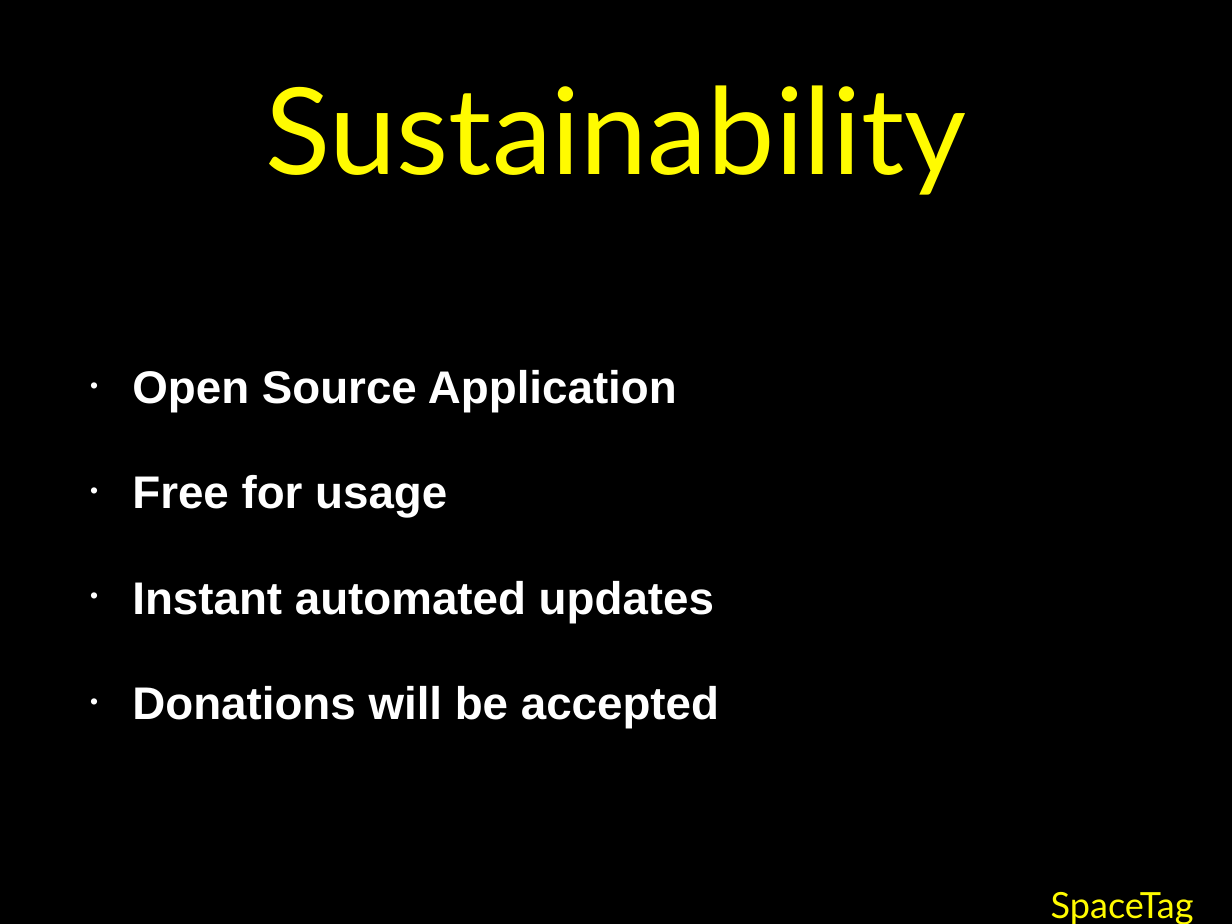
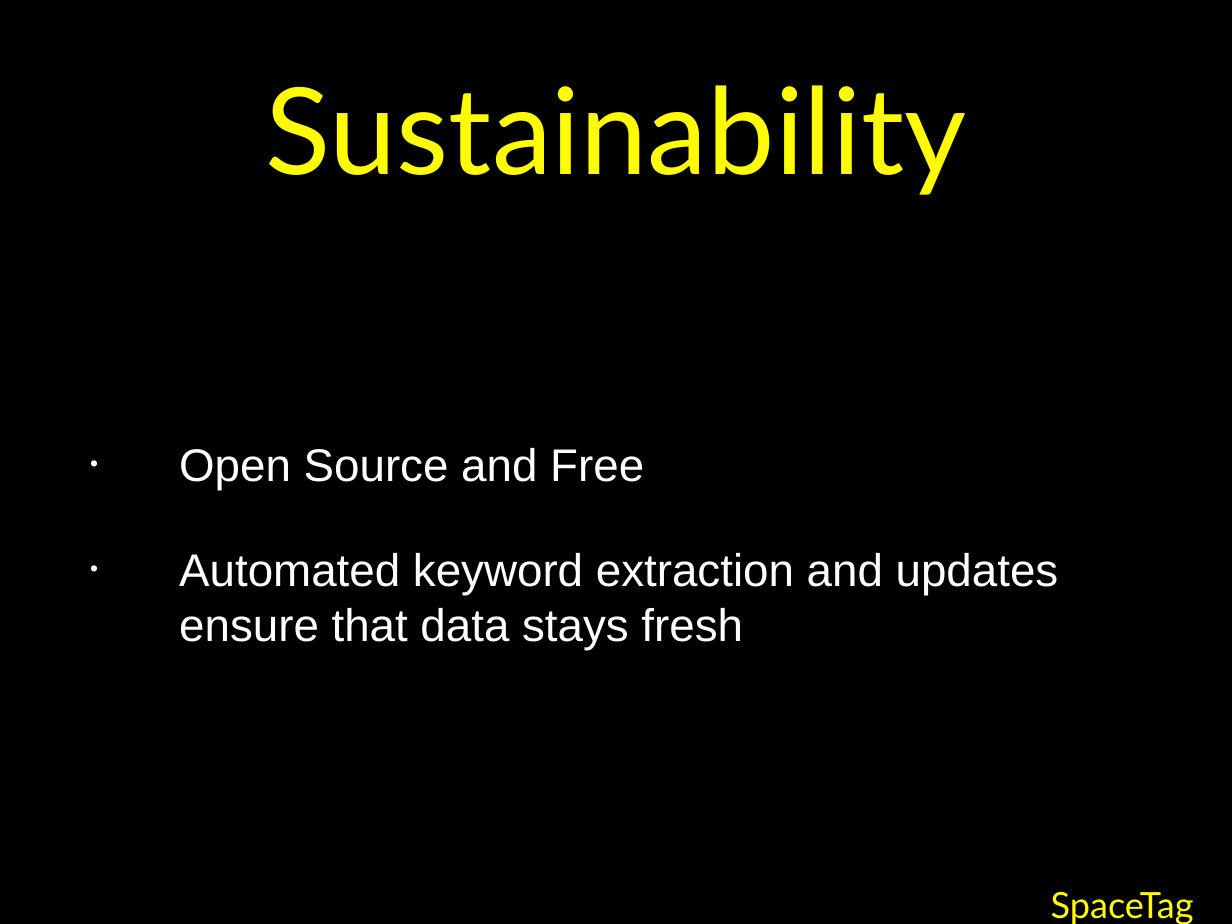
Before and after one commit to jonroberts/nasaMining, a slide deck: slide 9 of SpaceTag.pptx (slide 5 before the commit). Drawn at 1232x924 pixels with LibreOffice and Linux fonts; fonts in the diff are those of the drawing. Boxes give left, top, right and bottom in pixels: in the first picture for what was removed or moved away, otherwise in the second. Text is boxed around its words. In the diff, an @@ line names an element or a change of style, - is before the commit and + after.

```diff
--- a/SpaceTag.pptx
+++ b/SpaceTag.pptx
@@ text at (179,448,1059,650): text changed; bold off @@
-• Open Source Application
-• Free for usage
-• Instant automated updates
-• Donations will be accepted
+• Open Source and Free
+• Automated keyword extraction and updates ensure that data stays fresh
```
Also in this commit, not shown: 3 other slides changed, 4 slides added, 37 other files.
